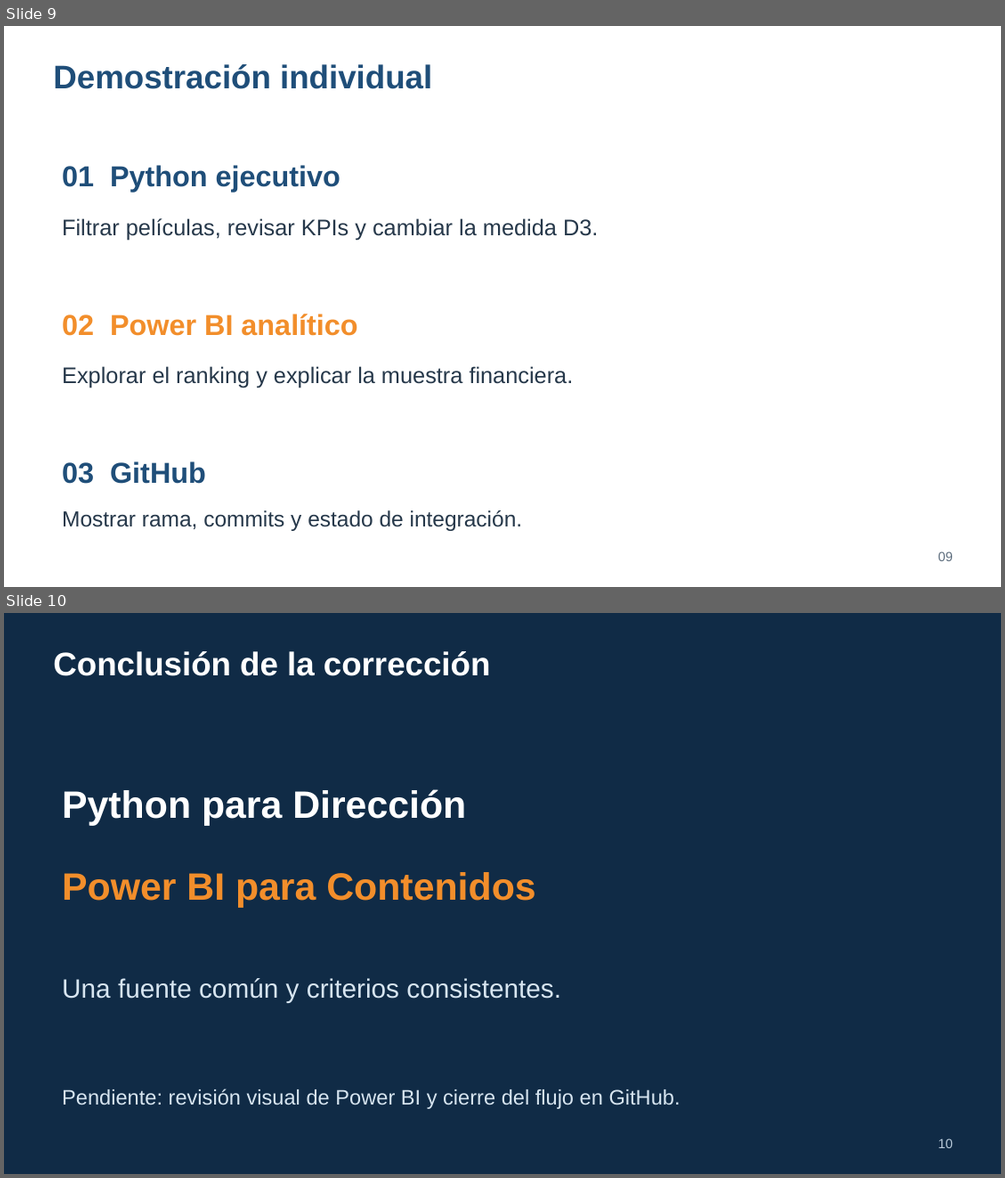
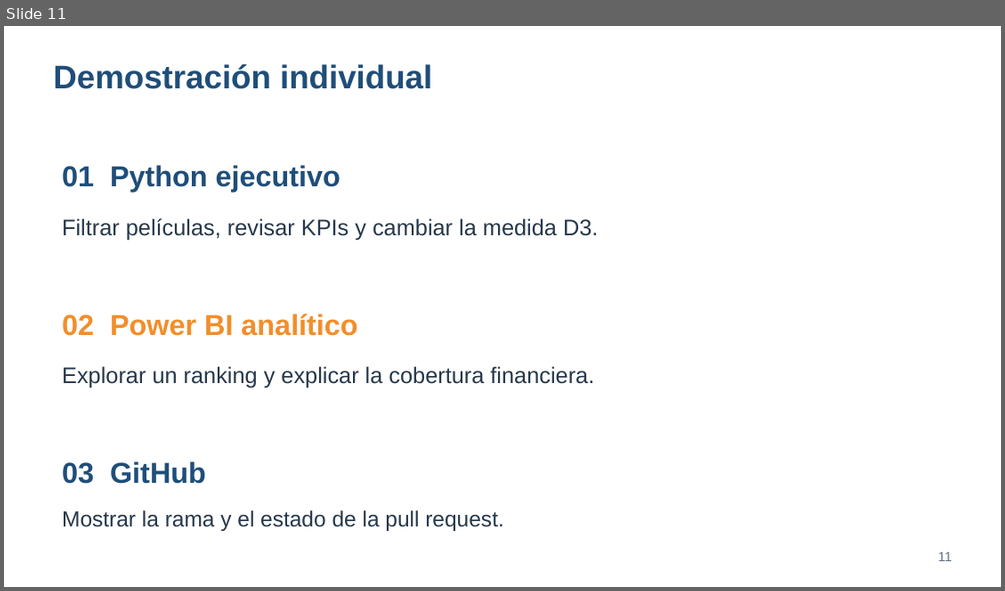
Before and after one commit to vicezepeda/STREAMVIEW-ANALYTICS, a slide deck: docs/Presentacion_StreamView_Semana9.pptx. Shown one above the other, each under a label of ours: slides 9 and 10 before the commit, slide 11 after it. The pictures are 1005x1178 and 1005x591 pixels, drawn with LibreOffice and Linux fonts; fonts in the diff are those of the drawing. Boxes give left, top, right and bottom in pixels: in the first picture for what was removed or moved away, otherwise in the second. Text is boxed around its words. In the diff, an @@ line names an element or a change of style, - is before the commit and + after.

Commit message:
fix: revisar entrega final y hacer reproducible la ejecucion Python

```diff
--- a/docs/Presentacion_StreamView_Semana9.pptx
+++ b/docs/Presentacion_StreamView_Semana9.pptx
@@ slide 10 removed at [4,613,1001,1174], background #102B46 @@
@@ text removed at [53,651,490,676] @@
-Conclusión de la corrección
@@ text removed at [62,789,466,826] @@
-Python para Dirección
@@ text removed at [62,872,535,908] @@
-Power BI para Contenidos
@@ text removed at [62,978,561,1002] @@
-Una fuente común y criterios consistentes.
@@ text removed at [62,1088,680,1109] @@
-Pendiente: revisión visual de Power BI y cierre del flujo en GitHub.
@@ text removed at [938,1138,953,1148] @@
-10
@@ what was slide 9 is now slide 11 @@
@@ slide 11 changed as well @@
@@ text at [62,366,594,387]: text changed @@
-Explorar el ranking y explicar la muestra financiera.
+Explorar un ranking y explicar la cobertura financiera.
@@ text at [62,510,503,531]: text changed @@
-Mostrar rama, commits y estado de integración.
+Mostrar la rama y el estado de la pull request.
@@ text at [938,551,951,561]: text changed @@
-09
+11
```
Also in this commit, not shown: 6 other slides changed, 5 slides added, 2 other slides removed, 27 other files.
